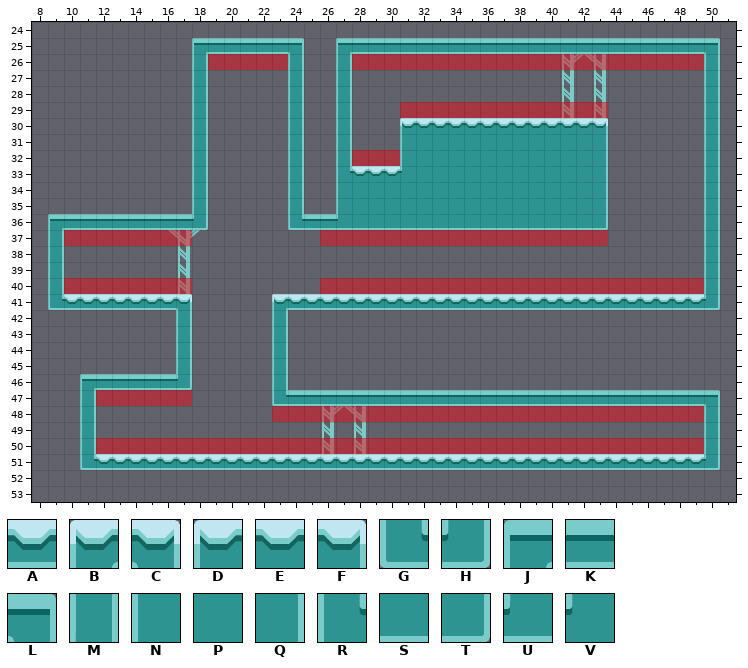
Two versions of a level (Tiled map (JSON), assets/jsons/levels/level7.json). The picture above was drawn from the file before the commit.
Cells are 64x64 px. Shown: x 8..51, y 24..53.
Key: from "terrain": A 2 "terrain", B 4 "terrain", C 5 "terrain", D 12 "terrain", E 13 "terrain", F 14 "terrain", G 15 "terrain", H 16 "terrain", J 19 "terrain", K 20 "terrain", L 21 "terrain", M 22 "terrain", N 23 "terrain", P 24 "terrain", Q 25 "terrain", R 26 "terrain", S 35 "terrain", T 36 "terrain", U 37 "terrain", V 40 "terrain".
_ is an empty cell.
Layers that did not change in this view are not listed.
Layer "Terrain" before, first column x 8:
24 ____________________________________________
25 __________JKKKKKL__JKKKKKKKKKKKKKKKKKKKKKKL_
26 __________M_____M__M______________________M_
27 __________M_____M__M______________________M_
28 __________M_____M__M______________________M_
29 __________M_____M__M______________________M_
30 __________M_____M__M___DEEEEEEEEEEEF______M_
31 __________M_____M__M___NPPPPPPPPPPPQ______M_
32 __________M_____M__M___NPPPPPPPPPPPQ______M_
33 __________M_____M__REEEVPPPPPPPPPPPQ______M_
34 __________M_____M__NPPPPPPPPPPPPPPPQ______M_
35 __________M_____M__NPPPPPPPPPPPPPPPQ______M_
36 _JKKKKKKKKH_____GKKUSSSSSSSSSSSSSSST______M_
37 _M________________________________________M_
38 _M________________________________________M_
39 _M________________________________________M_
40 _M________________________________________M_
41 _GAAAAAAAC_____BAAAAAAAAAAAAAAAAAAAAAAAAAAH_
42 _________M_____M____________________________
43 _________M_____M____________________________
44 _________M_____M____________________________
45 _________M_____M____________________________
46 ___JKKKKKH_____M____________________________
47 ___M___________GKKKKKKKKKKKKKKKKKKKKKKKKKKL_
48 ___M______________________________________M_
49 ___M______________________________________M_
50 ___M______________________________________M_
51 ___GAAAAAAAAAAAAAAAAAAAAAAAAAAAAAAAAAAAAAAH_
52 ____________________________________________
53 ____________________________________________
And afterwards:
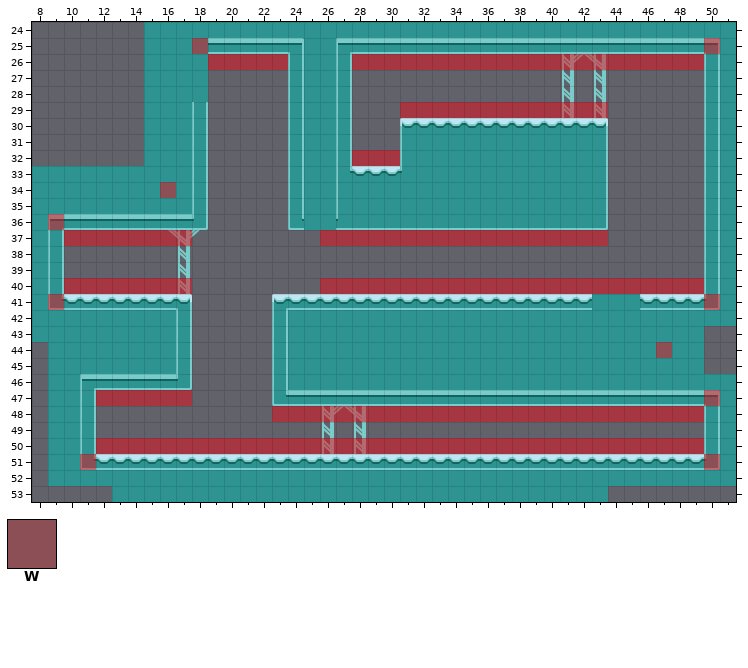
Further tiles: from "board": W 2 "board_floor".
Tiles of an added or newly shown layer are drawn over the layers below it.
See-through tiles are keyed as they look on the map.
What changed:
Layer "Terrain":
Tile P replaces tile A in row 41 at x 43 to 45.
Tile P replaces tile J in row 25 at x 18.
Tile P replaces tile K in row 36 at x 25 to 26.
Tile P replaces tile M in rows 26 to 28 at x 18.
Tile P is added in row 24 at x 15 to 51; in rows 25 to 32 at x 15 to 17, 25 to 26 and 51; in rows 33 to 35 at x 8 to 17, 25 to 26 and 51; in rows 36 to 41 at x 8 and 51; in row 42 at x 8 to 16 and 24 to 51; in row 43 at x 8 to 16 and 24 to 49.
Tile P is added in rows 44 to 45 at x 9 to 16 and 24 to 49; in row 46 at x 9 to 10 and 24 to 51; in rows 47 to 51 at x 9 to 10 and 51; in row 52 at x 9 to 51; in row 53 at x 13 to 43.
Layer "Corners" (added):
Tile W is added in row 25 at x 18 and 50; in row 34 at x 16; in row 36 at x 9; in row 41 at x 9 and 50; in row 44 at x 47; in row 47 at x 50.
Tile W is added in row 51 at x 11 and 50.
